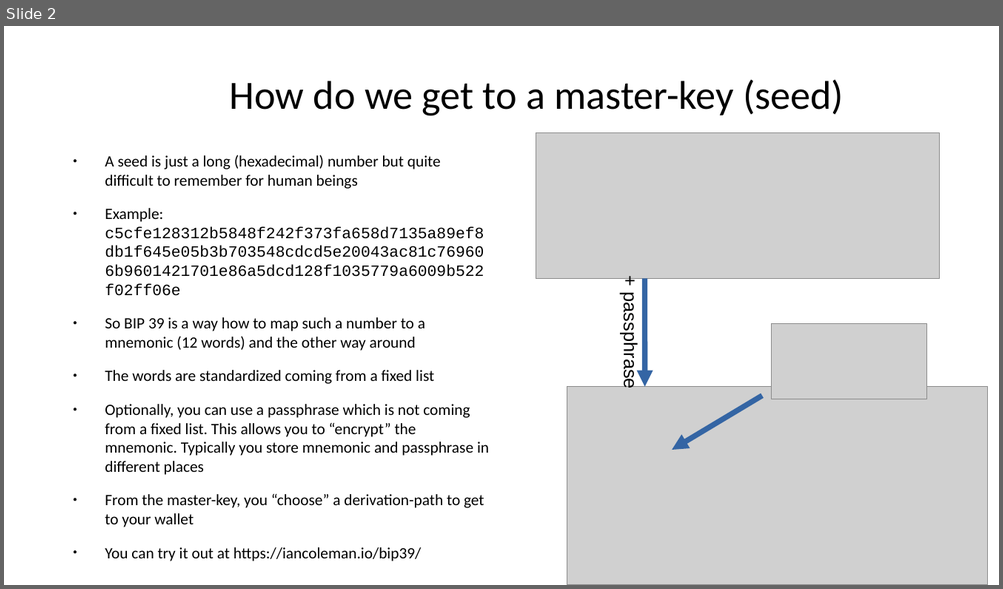
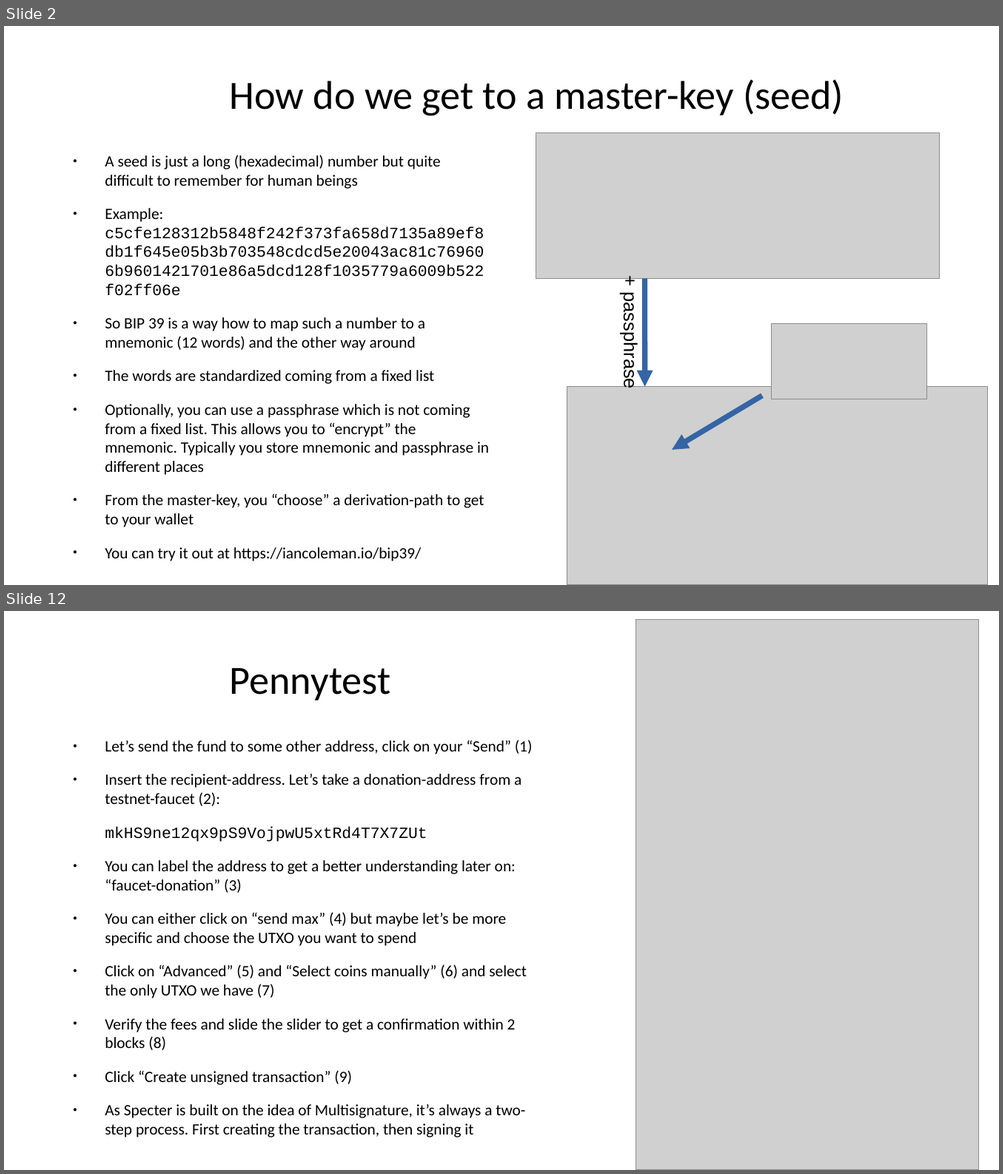
Before and after one commit to cryptoadvance/specter-education, a slide deck: content/bitcoin201/02_Seeds-and-HD-wallets.odp. Shown one above the other, each under a label of ours: slide 2 before the commit, slides 2 and 12 after it; the slides between them are not shown. The pictures are 1003x589 and 1003x1174 pixels, drawn with LibreOffice and Linux fonts; fonts in the diff are those of the drawing; grey boxes stand for pictures. Boxes give left, top, right and bottom in pixels: in the first picture for what was removed or moved away, otherwise in the second. Text is boxed around its words. In the diff, an @@ line names an element or a change of style, - is before the commit and + after.

Commit message:
updated pennytest

```diff
--- a/content/bitcoin201/02_Seeds-and-HD-wallets.odp
+++ b/content/bitcoin201/02_Seeds-and-HD-wallets.odp
@@ slide 12 added at (4, 611, 999, 1170), background #FFFFFF @@
@@ picture added at (636, 620, 979, 1170) @@
@@ title added at (230, 668, 391, 701), 32 pt, text #000000 @@
+Pennytest
@@ text added at (105, 740, 532, 1119), 12.7 pt, text #000000 @@
+● Let’s send the fund to some other address, click on your “Send” (1)
+● Insert the recipient-address. Let’s take a donation-address from a testnet-faucet (2):
+mkHS9ne12qx9pS9VojpwU5xtRd4T7X7ZUt
+● You can label the address to get a better understanding later on: “faucet-donation” (3)
+● You can either click on “send max” (4) but maybe let’s be more specific and choose the UTXO you want to spend
+● Click on “Advanced” (5) and “Select coins manually” (6) and select the only UTXO we have (7)
+● Verify the fees and slide the slider to get a confirmation within 2 blocks (8)
+● Click “Create unsigned transaction” (9)
+● As Specter is built on the idea of Multisignature, it’s always a two-step process. First creating the transaction, then signing it
```
Also in this commit, not shown: 3 slides changed, 8 other slides added, 2 other files.
